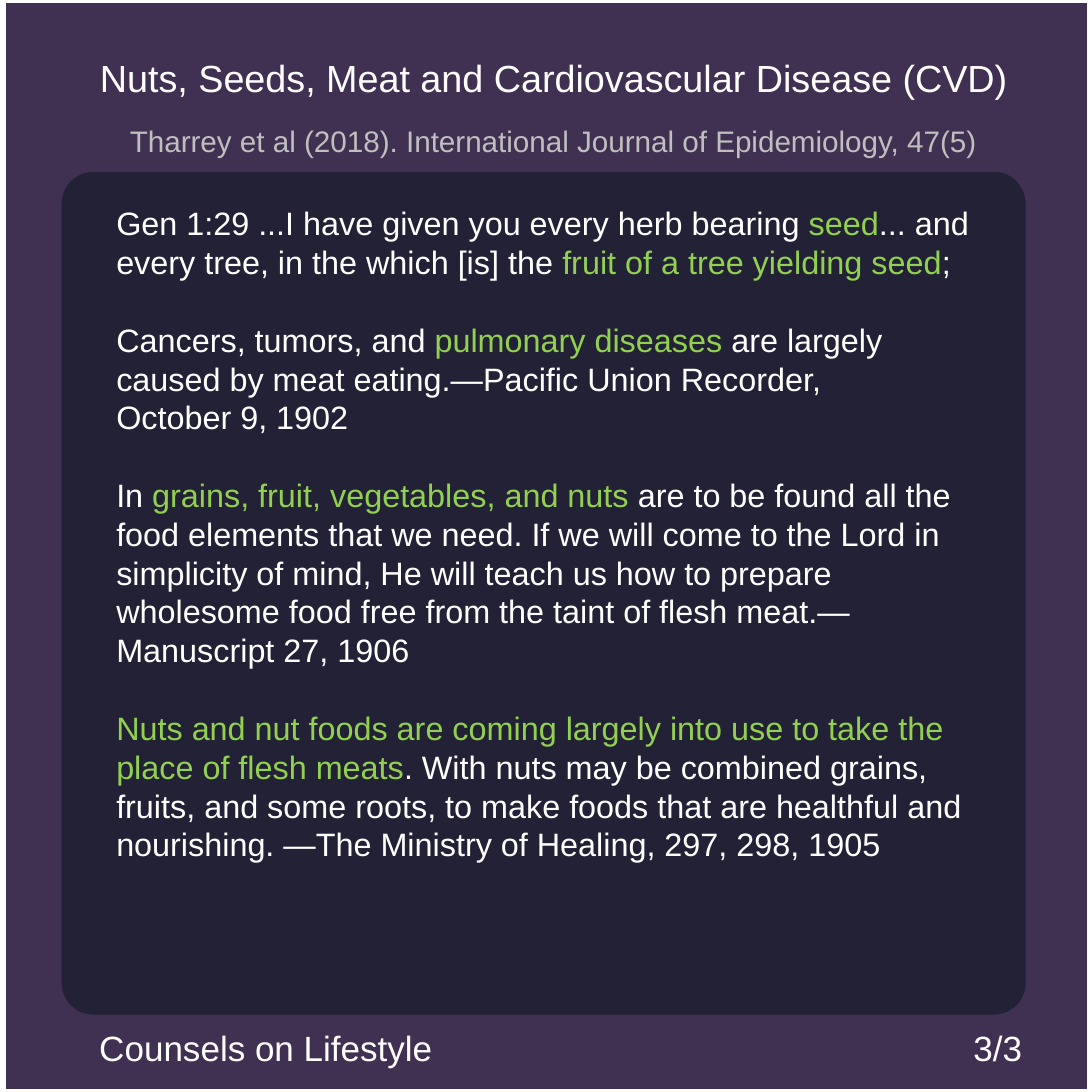
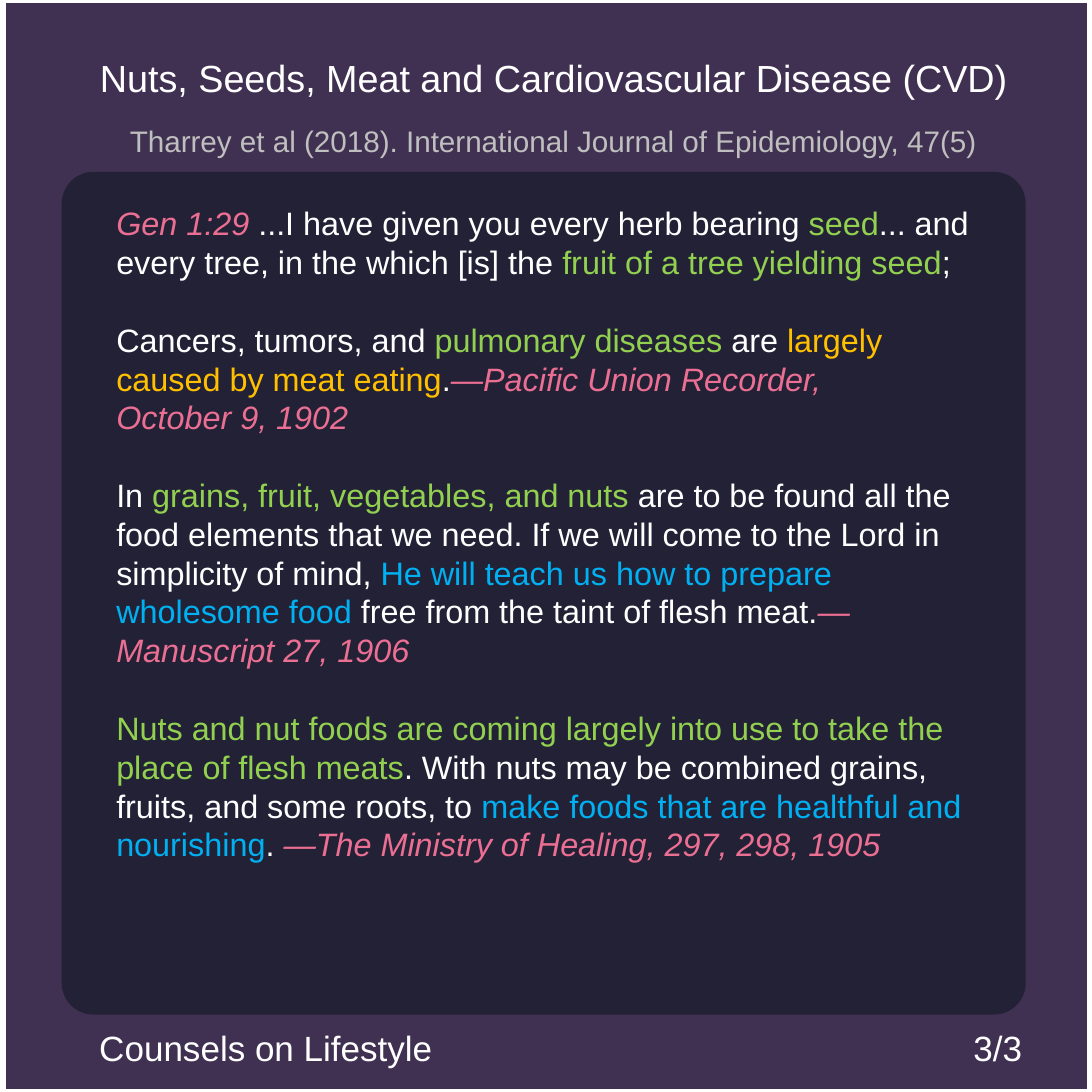
Before and after one commit to msimbao/counselsonlifestyle, a slide deck: slide 3 of posts/3/slides.pptx. Drawn at 1092x1092 pixels with LibreOffice and Linux fonts; fonts in the diff are those of the drawing. Boxes give left, top, right and bottom in pixels: in the first picture for what was removed or moved away, otherwise in the second. Text is boxed around its words. In the diff, an @@ line names an element or a change of style, - is before the commit and + after.

Commit message:
5 done and fixed some issues. still need to fix pages

```diff
--- a/posts/3/slides.pptx
+++ b/posts/3/slides.pptx
@@ text "Gen 1:29 ...I have given ..." at (x1=116, y1=211, x2=969, y2=863): text colour #FFFFFF to #EB6F92, italic on in "Gen 1:29", "eating.—Pacific Union Recorder,", "October 9, 1902", "meat.—Manuscript 27, 1906" and 1 more places; text colour #FFFFFF to #FFC000 in "largely caused by meat eating.—Pacific"; text colour #FFFFFF to #00B0F0 in "He will teach us how to prepare ...", "make foods that are healthful and nourishing." @@
```
Also in this commit, not shown: 27 other files.
